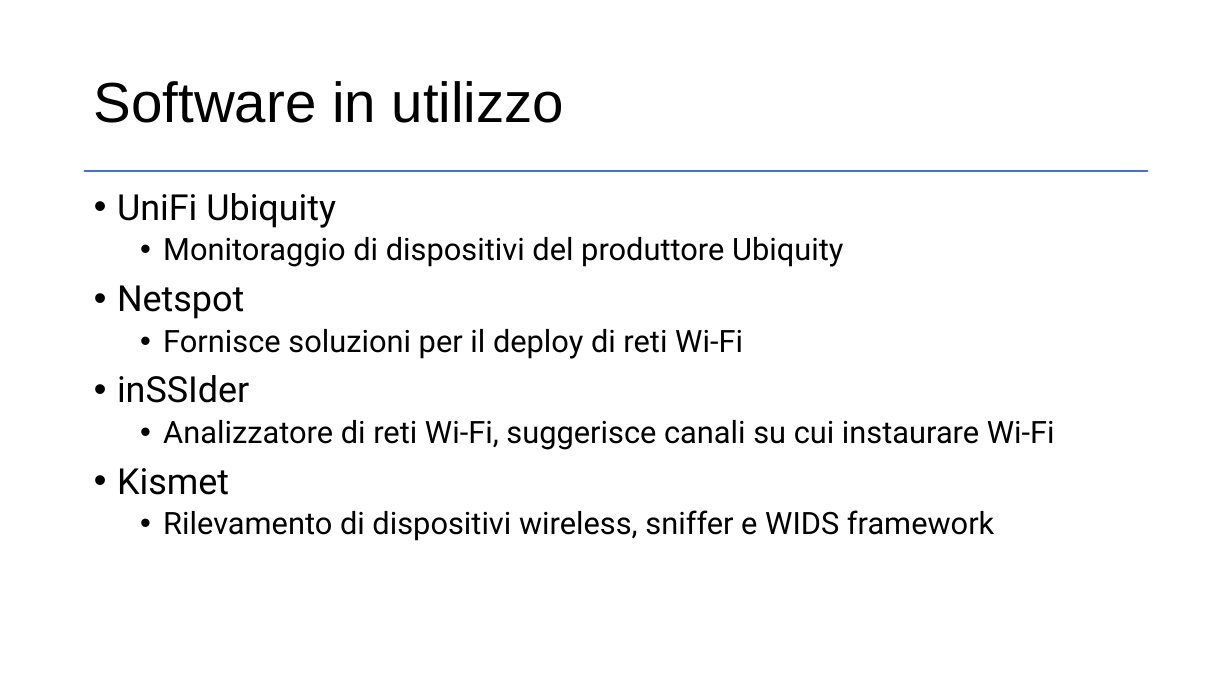
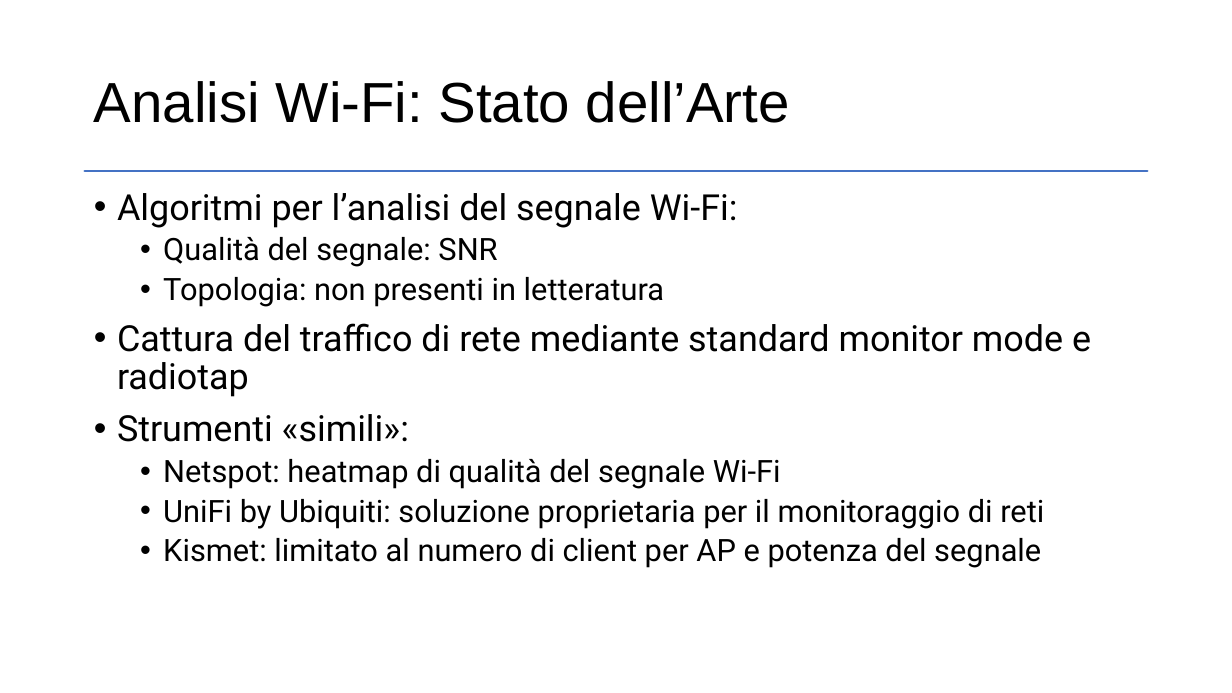
Before and after one commit to dcasenove/Tesi, a slide deck: slide 3 of Presentazione.pptx. Drawn at 1232x693 pixels with LibreOffice and Linux fonts; fonts in the diff are those of the drawing. Boxes give left, top, right and bottom in pixels: in the first picture for what was removed or moved away, otherwise in the second. Text is boxed around its words. In the diff, an @@ line names an element or a change of style, - is before the commit and + after.

```diff
--- a/Presentazione.pptx
+++ b/Presentazione.pptx
@@ title at <box>94,81,790,123</box>: text changed @@
-Software in utilizzo
+Analisi Wi-Fi: Stato dell’Arte
@@ text at <box>117,193,1091,568</box>: text changed @@
-• UniFi Ubiquity
-  • Monitoraggio di dispositivi del produttore Ubiquity
-• Netspot
-  • Fornisce soluzioni per il deploy di reti Wi-Fi
-• inSSIder
-  • Analizzatore di reti Wi-Fi, suggerisce canali su cui instaurare Wi-Fi
-• Kismet
-  • Rilevamento di dispositivi wireless, sniffer e WIDS framework
+• Algoritmi per l’analisi del segnale Wi-Fi:
+  • Qualità del segnale: SNR
+  • Topologia: non presenti in letteratura
+• Cattura del traffico di rete mediante standard monitor mode e radiotap
+• Strumenti «simili»:
+  • Netspot: heatmap di qualità del segnale Wi-Fi
+  • UniFi by Ubiquiti: soluzione proprietaria per il monitoraggio di reti
+  • Kismet: limitato al numero di client per AP e potenza del segnale
```
Also in this commit, not shown: 14 other slides changed, 1 slide added, 1 other file.
